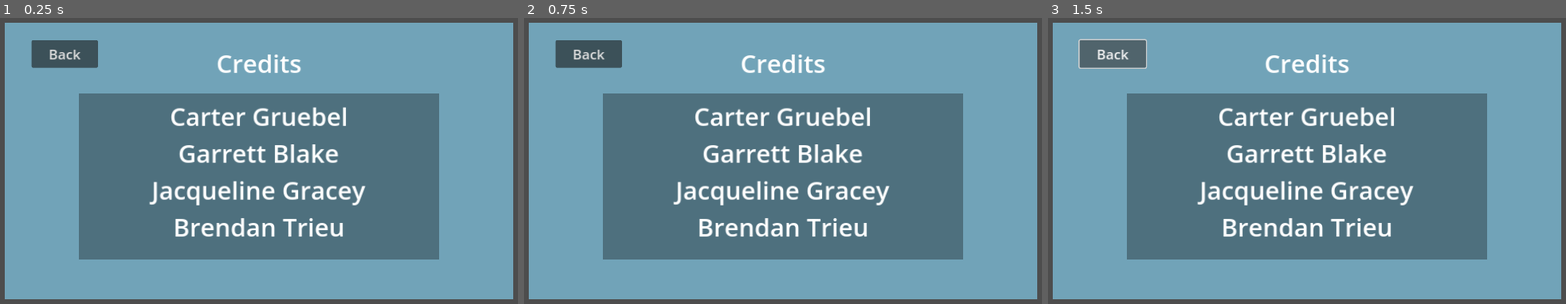
Above: before the commit, frames 1-3 (left to right).
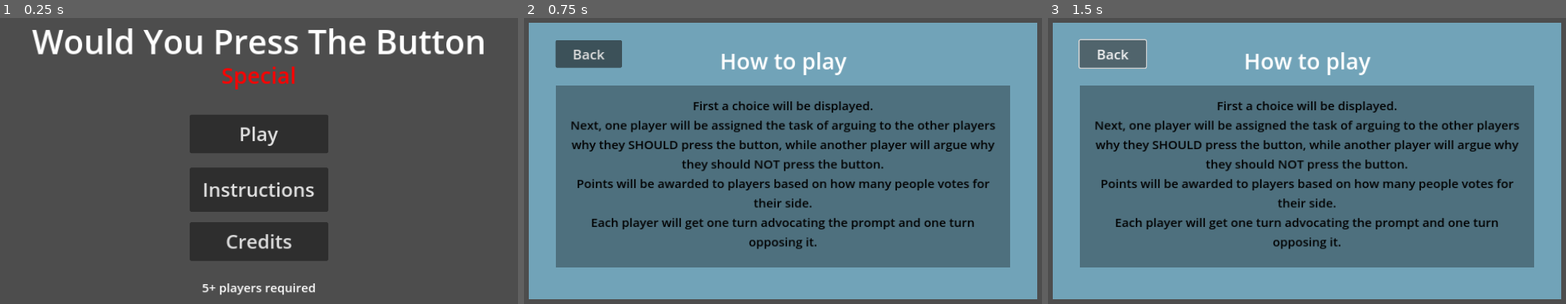
Above: after the commit, the same moments.

Repository: Beepered/WouldYouPressTheButton-Special
Game: Godot game, scene res://scenes/main_menu.tscn
Two runs of this game, one before a commit and one after it. Both use one fixed random seed, a clock stepped at 60 frames per second and the inputs below.
Inputs:
- Up to frame 1 (0.25 s): no input
- Up to frame 2 (0.75 s): click "Instructions" at 0.5 s
- Up to frame 3 (1.5 s): click "Back" at 1.25 s

The runs differ from the first frame. In frame 1, 94% of the frame differs, in the area x 0-100%, y 1-99%; in frame 2, 25%; in frame 3, 25%.
Error before the commit: Cannot call method 'get_children' on a null value. (res://scripts/menu/main_menu.gd:3)
Error after the commit: Invalid assignment of property or key 'visible' with value of type 'bool' on a base object of type 'null instance'. (res://scripts/menu/main_menu.gd:38)

Commit message:
fixed main menu code to work with new canvas objects

Diff:
--- a/wouldyoupressthebutton-special/scenes/main_menu.tscn
+++ b/wouldyoupressthebutton-special/scenes/main_menu.tscn
@@ -80,15 +80,23 @@
 text = "Credits"
 
 [node name="5Players" type="Label" parent="Menu"]
-offset_left = 492.0
-offset_top = 538.0
-offset_right = 680.0
-offset_bottom = 589.0
-theme_override_font_sizes/font_size = 20
+anchors_preset = 7
+anchor_left = 0.5
+anchor_top = 1.0
+anchor_right = 0.5
+anchor_bottom = 1.0
+offset_left = -103.0
+offset_top = -111.0
+offset_right = 103.0
+offset_bottom = -60.0
+grow_horizontal = 2
+grow_vertical = 0
+theme_override_font_sizes/font_size = 22
 text = "5+ players required"
 horizontal_alignment = 1
 
 [node name="Settings" type="CanvasLayer" parent="."]
+visible = false
 
 [node name="Background" type="ColorRect" parent="Settings"]
 anchors_preset = 8
@@ -383,6 +391,7 @@
 text = "PLAY"
 
 [node name="Instructions" type="CanvasLayer" parent="."]
+visible = false
 
 [node name="Background" type="ColorRect" parent="Instructions"]
 anchors_preset = 8
@@ -458,6 +467,7 @@
 autowrap_mode = 2
 
 [node name="Credit" type="CanvasLayer" parent="."]
+visible = false
 
 [node name="Background" type="ColorRect" parent="Credit"]
 anchors_preset = 8
@@ -516,13 +526,13 @@
 anchor_top = 0.5
 anchor_right = 0.5
 anchor_bottom = 0.5
-offset_left = -325.0
-offset_top = -139.0
-offset_right = 325.0
-offset_bottom = 122.0
-grow_horizontal = 2
-grow_vertical = 2
-theme_override_font_sizes/font_size = 45
+offset_left = -250.0
+offset_top = -130.5
+offset_right = 250.0
+offset_bottom = 130.5
+grow_horizontal = 2
+grow_vertical = 2
+theme_override_font_sizes/font_size = 35
 text = "Carter Gruebel
 Garrett Blake
 Jacqueline Gracey
--- a/wouldyoupressthebutton-special/scripts/menu/main_menu.gd
+++ b/wouldyoupressthebutton-special/scripts/menu/main_menu.gd
@@ -1,40 +1,42 @@
 extends Node2D
 
-@onready var playerNames = $CanvasLayer/Settings/NumPlayers/ScrollContainer/VBoxContainer.get_children()
+@onready var playerNames = $Settings/NumPlayers/ScrollContainer/VBoxContainer.get_children()
 
-@onready var mainMenu = $"CanvasLayer/main menu"
+@onready var mainMenu = $Menu
 
 func _ready() -> void:
-	$CanvasLayer.visible = true;
-	$CanvasLayer/Settings.visible = false;
+	$Menu.visible = true;
+	$Settings.visible = false;
+	$Instructions.visible = false;
+	$Credit.visible = false;
 
 func _process(_delta: float) -> void:
-	$"CanvasLayer/Settings/DiscussionTime/time text".text = str(Global.discussTime)
-	$"CanvasLayer/Settings/VotingTime/time text".text = str(Global.voteTime)
+	$"Settings/DiscussionTime/time text".text = str(Global.discussTime)
+	$"Settings/VotingTime/time text".text = str(Global.voteTime)
 	if(checkNumPlayers() >= 5):
-		$CanvasLayer/Settings/PlayButton.disabled = false
+		$Settings/PlayButton.disabled = false
 	else:
-		$CanvasLayer/Settings/PlayButton.disabled = true
+		$Settings/PlayButton.disabled = true
 
 func _on_setting_button_button_down() -> void:
 	mainMenu.visible = false
-	$CanvasLayer/Settings.visible = true;
+	$Settings.visible = true;
 
 func _on_credits_button_down() -> void:
 	mainMenu.visible = false
-	$CanvasLayer/Credits.visible = true;
+	$Credits.visible = true;
 
 
 func _on_instructions_button_down() -> void:
 	mainMenu.visible = false
-	$CanvasLayer/Instructions.visible = true;
+	$Instructions.visible = true;
 
 
 func _on_back_button_button_down() -> void:
 	mainMenu.visible = true
-	$CanvasLayer/Settings.visible = false;
-	$CanvasLayer/Credits.visible = false;
-	$CanvasLayer/Instructions.visible = false;
+	$Settings.visible = false;
+	$Credits.visible = false;
+	$Instructions.visible = false;
 
 func _on_play_button_button_down() -> void:
 	for player_name in playerNames:
@@ -42,7 +44,7 @@
 			Global.playerNames.push_back(player_name.text)
 	get_tree().change_scene_to_file("res://scenes/PlayScene.tscn")
 
-@onready var warning = $CanvasLayer/Settings/NumPlayers/Warning
+@onready var warning = $Settings/NumPlayers/Warning
 func checkNumPlayers():
 	var count = 0
 	var nameList = []
--- a/wouldyoupressthebutton-special/scripts/play/play_controller.gd
+++ b/wouldyoupressthebutton-special/scripts/play/play_controller.gd
@@ -57,7 +57,9 @@
 	randomize()
 	prompts.shuffle()
 
-	stage()
+	points["a"] = 10
+	end_game()
+	#stage()
 
 func _process(_delta: float) -> void:
 	progressBar.value = (timer.time_left / timer.wait_time) * 100
